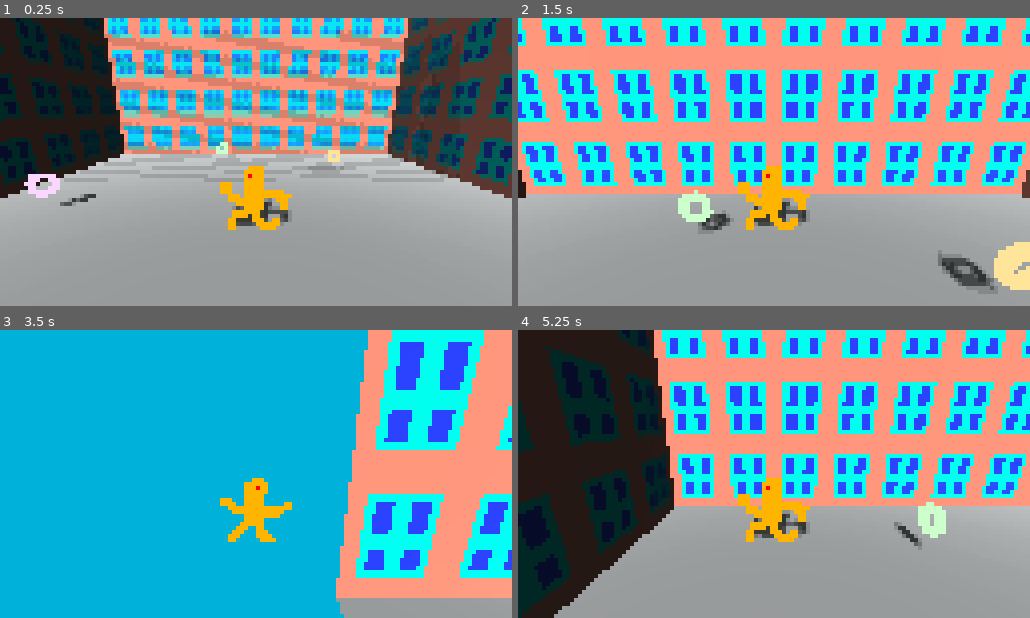
Above: before the commit, frames 1-4 (two rows, left to right).
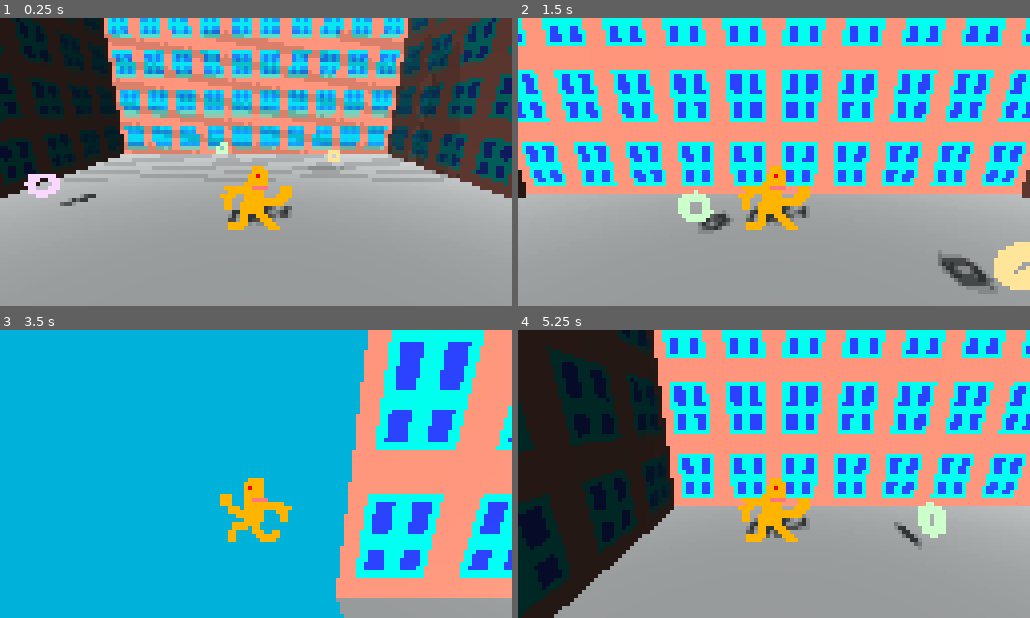
Above: after the commit, the same moments.

Repository: dedekm/loopy-loops
Game: Godot game, scene res://src/Level.tscn
The game is run twice, just before and just after one commit, with the same random seed, the same clock (stepped at 60 frames per second) and the same inputs.
Inputs:
- Up to frame 1 (0.25 s): no input
- Up to frame 2 (1.5 s): hold W (move_forward) from 0.53 s (still down)
- Up to frame 3 (3.5 s): release W (move_forward) at 2.03 s; hold Left (strafe_left) from 2.03 s (still down)
- Up to frame 4 (5.25 s): release Left (strafe_left) at 3.53 s; hold S (move_backward) 3.53-4.28 s; hold D (strafe_right) 4.28-5.03 s; hold W (move_forward) from 5.03 s (still down)

The runs differ from the first frame. In frame 1, 1.2% of the frame differs, in the area x 42-58%, y 51-74%; in frame 2, 1.1%; in frame 3, 0.6%; in frame 4, 1.1%.

Commit message:
add player mouth

Diff:
--- a/src/Player.gd
+++ b/src/Player.gd
@@ -36,6 +36,13 @@
   velocity = velocity.normalized() * speed
 
 func crunch() -> void:
+  if not $Mouth.is_playing():
+    $Mouth.frame = 0
+    $Mouth.play()
+
   if not $AudioStreamPlayer.playing:
       $AudioStreamPlayer.stream = crunch_sounds[randi() % crunch_sounds.size()]
       $AudioStreamPlayer.play()
+
+func hideMouth() -> void:
+  $Mouth.visible = false
--- a/src/Player.tscn
+++ b/src/Player.tscn
@@ -1,32 +1,51 @@
-[gd_scene load_steps=8 format=2]
+[gd_scene load_steps=12 format=2]
 
 [ext_resource path="res://src/Player.gd" type="Script" id=1]
 [ext_resource path="res://assets/player.png" type="Texture" id=2]
+[ext_resource path="res://assets/player_mouth.png" type="Texture" id=3]
 
-[sub_resource type="BoxShape" id=2]
+[sub_resource type="BoxShape" id=1]
 extents = Vector3( 0.8, 0.8, 0.4 )
+
+[sub_resource type="AtlasTexture" id=2]
+flags = 3
+atlas = ExtResource( 2 )
+region = Rect2( 0, 0, 16, 16 )
 
 [sub_resource type="AtlasTexture" id=3]
 flags = 3
 atlas = ExtResource( 2 )
-region = Rect2( 0, 0, 16, 16 )
+region = Rect2( 16, 0, 16, 16 )
 
 [sub_resource type="AtlasTexture" id=4]
 flags = 3
 atlas = ExtResource( 2 )
-region = Rect2( 16, 0, 16, 16 )
-
-[sub_resource type="AtlasTexture" id=5]
-flags = 3
-atlas = ExtResource( 2 )
 region = Rect2( 32, 0, 16, 16 )
 
-[sub_resource type="SpriteFrames" id=6]
+[sub_resource type="SpriteFrames" id=5]
 animations = [ {
-"frames": [ SubResource( 3 ), SubResource( 4 ), SubResource( 5 ) ],
+"frames": [ SubResource( 2 ), SubResource( 3 ), SubResource( 4 ) ],
 "loop": true,
 "name": "run",
 "speed": 4.0
+} ]
+
+[sub_resource type="AtlasTexture" id=6]
+flags = 3
+atlas = ExtResource( 3 )
+region = Rect2( 0, 3, 6, 3 )
+
+[sub_resource type="AtlasTexture" id=7]
+flags = 3
+atlas = ExtResource( 3 )
+region = Rect2( 0, 0, 6, 3 )
+
+[sub_resource type="SpriteFrames" id=8]
+animations = [ {
+"frames": [ SubResource( 6 ), SubResource( 7 ), SubResource( 6 ) ],
+"loop": false,
+"name": "default",
+"speed": 5.0
 } ]
 
 [node name="Player" type="KinematicBody"]
@@ -44,8 +63,13 @@
 transform = Transform( 12, 0, 0, 0, 12, 0, 0, 0, 12, 0, 0, 0 )
 cast_shadow = 2
 alpha_cut = 2
-frames = SubResource( 6 )
+frames = SubResource( 5 )
 animation = "run"
-frame = 2
+
+[node name="Mouth" type="AnimatedSprite3D" parent="."]
+transform = Transform( 12, 0, 0, 0, 12, 0, 0, 0, 12, 0.120636, 0.364079, 0.0228104 )
+cast_shadow = 2
+alpha_cut = 2
+frames = SubResource( 8 )
 
 [node name="AudioStreamPlayer" type="AudioStreamPlayer" parent="."]
Binary file added: assets/player_mouth.png
Not shown, added: assets/player_mouth.png.import
Not shown: 1 places in src/Player.tscn that only renumber resources
